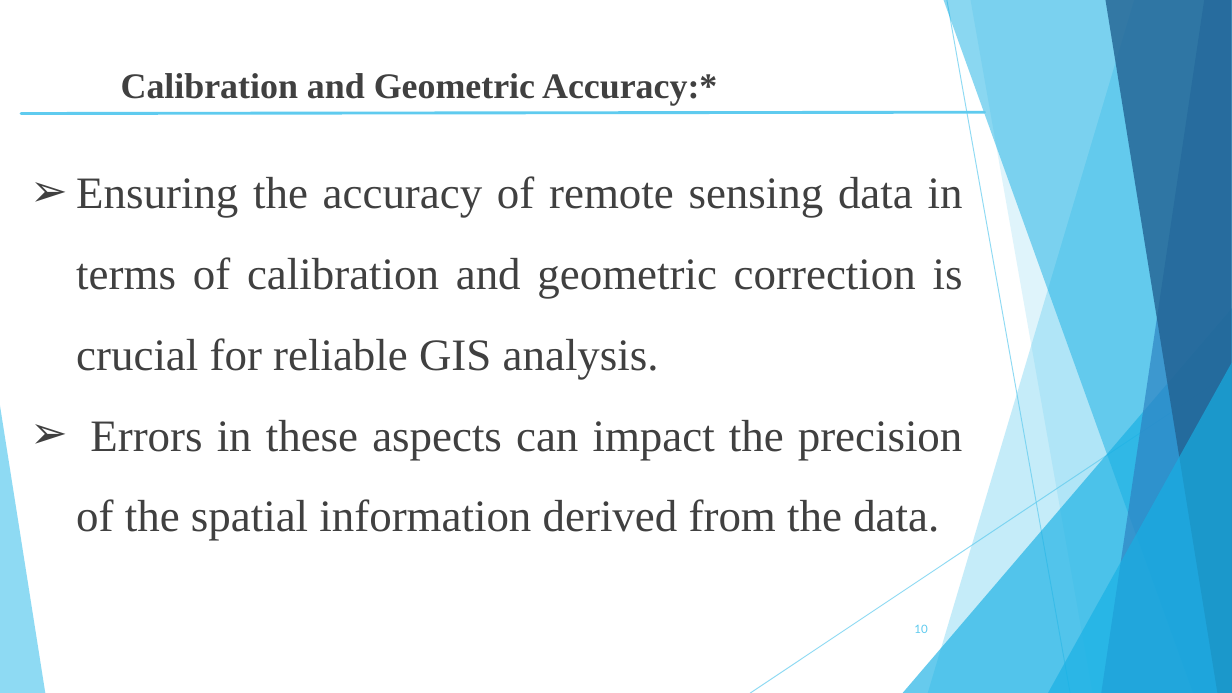
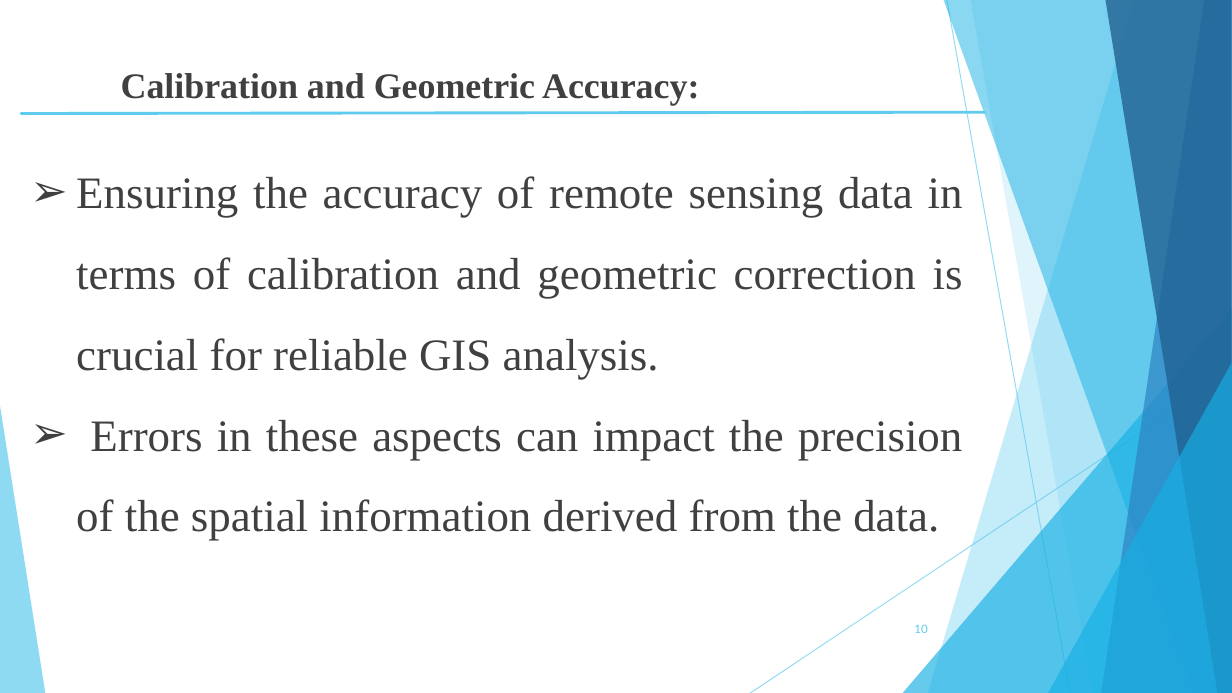
Before and after one commit to wajahatakbar/5Th-Semester-GIS, a slide deck: slide 10 of GIS - 4.pptx. Drawn at 1232x693 pixels with LibreOffice and Linux fonts; fonts in the diff are those of the drawing. Boxes give left, top, right and bottom in pixels: in the first picture for what was removed or moved away, otherwise in the second. Text is boxed around its words. In the diff, an @@ line names an element or a change of style, - is before the commit and + after.

```diff
--- a/GIS - 4.pptx
+++ b/GIS - 4.pptx
@@ text at box(121, 73, 699, 106): text changed @@
-Calibration and Geometric Accuracy:*
+Calibration and Geometric Accuracy:
```
Also in this commit, not shown: 2 other files.
